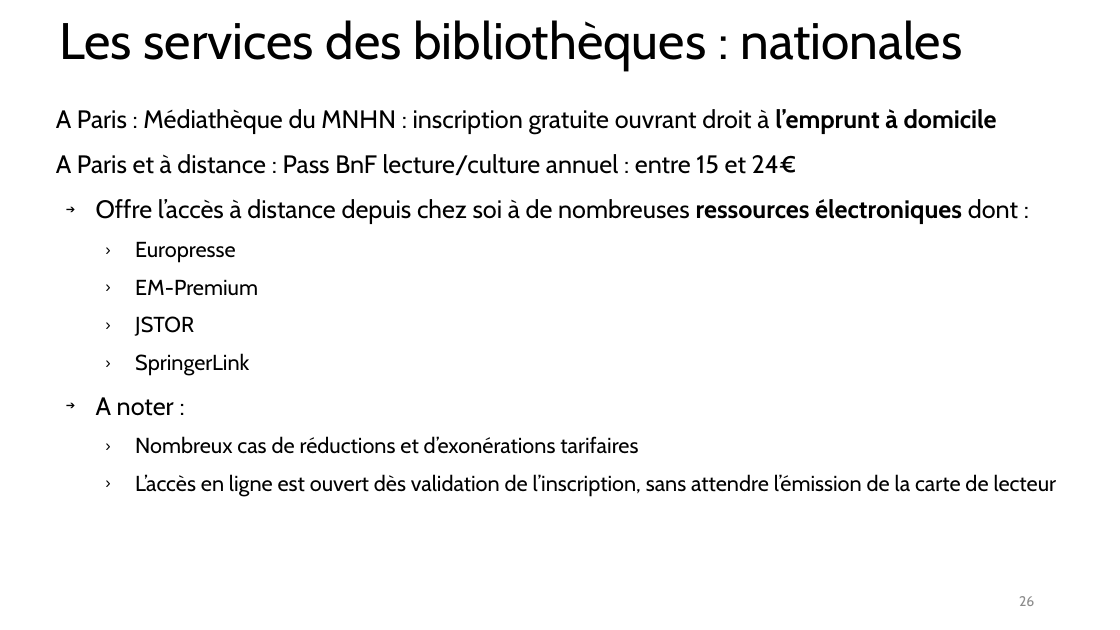
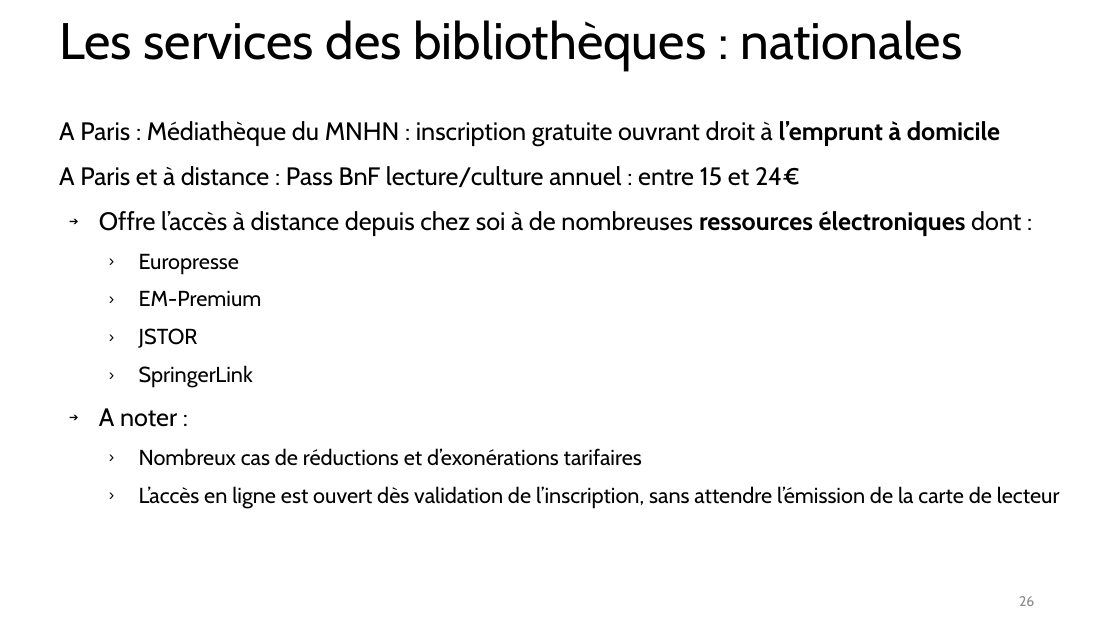
Before and after one commit to fflamerie/biblio_EDPP, a slide deck: slide 26 of doc_EDPP/EDPP_RechBiblio_FFlamerie.odp. Drawn at 1120x630 pixels with LibreOffice and Linux fonts; fonts in the diff are those of the drawing. Boxes give left, top, right and bottom in pixels: in the first picture for what was removed or moved away, otherwise in the second. Text is boxed around its words. In the diff, an @@ line names an element or a change of style, - is before the commit and + after.

```diff
--- a/doc_EDPP/EDPP_RechBiblio_FFlamerie.odp
+++ b/doc_EDPP/EDPP_RechBiblio_FFlamerie.odp
@@ text "A Paris : Médiathèque du ...": place and size @@
-text "A Paris : Médiathèque du ..." at (56,109,1057,496)
+text "A Paris : Médiathèque du ..." at (59,121,1060,508)
```
Also in this commit, not shown: 6 other slides changed, 3 other files.
